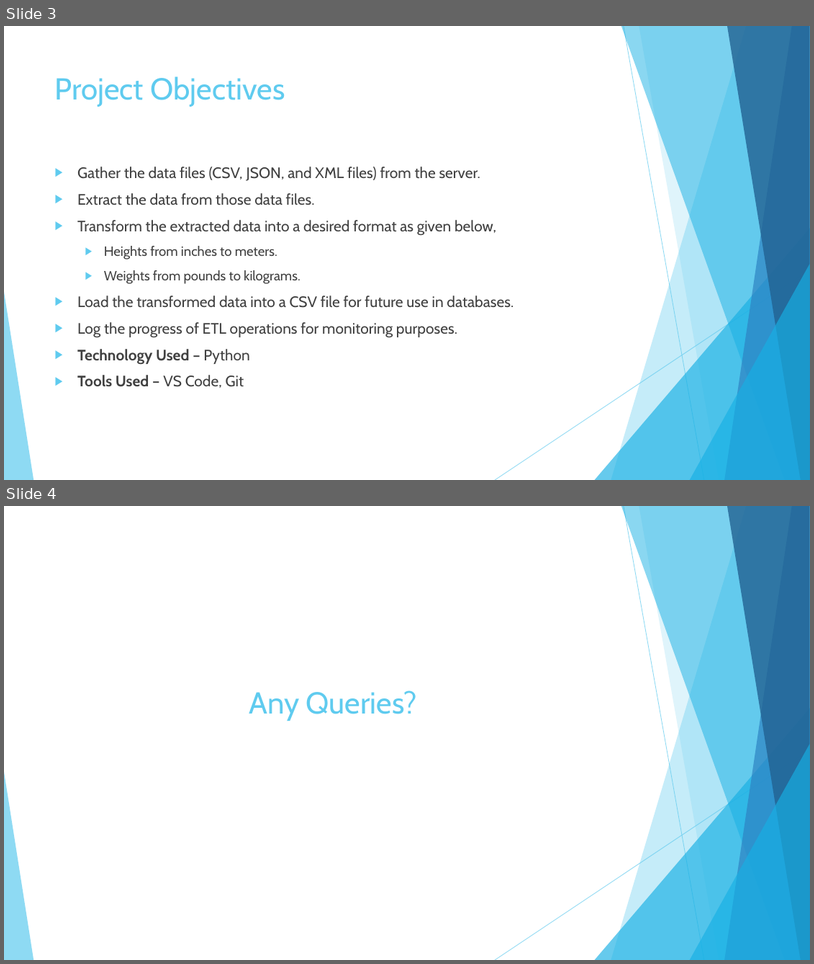
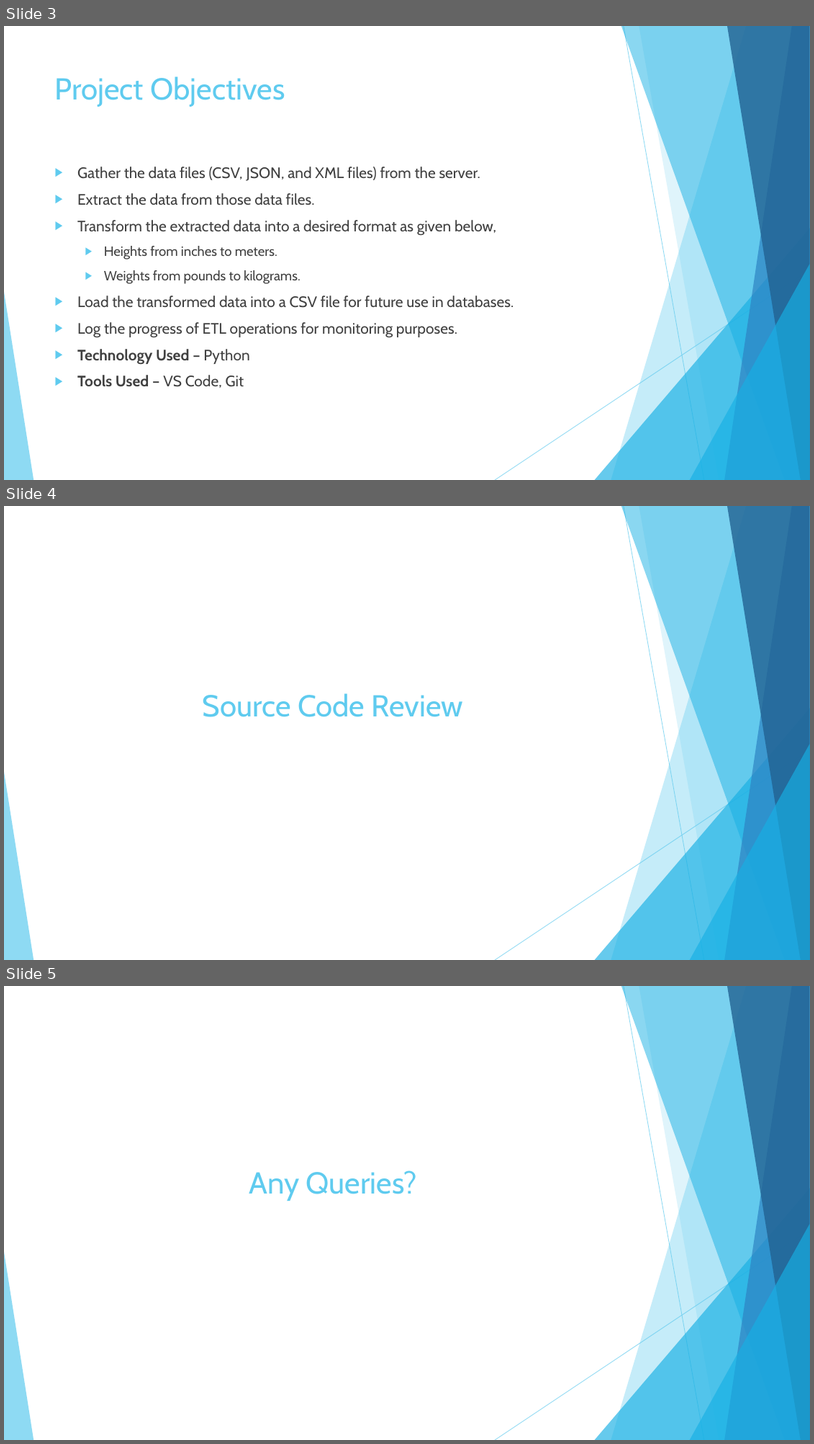
Before and after one commit to kannan281088/ETL_Project, a slide deck: ETL Workflow with Python.pptx. Shown one above the other, each under a label of ours: slides 3 and 4 before the commit, slides 3, 4 and 5 after it. The pictures are 814x964 and 814x1444 pixels, drawn with LibreOffice and Linux fonts; fonts in the diff are those of the drawing. Boxes give left, top, right and bottom in pixels: in the first picture for what was removed or moved away, otherwise in the second. Text is boxed around its words. In the diff, an @@ line names an element or a change of style, - is before the commit and + after.

Commit message:
presentation update

```diff
--- a/ETL Workflow with Python.pptx
+++ b/ETL Workflow with Python.pptx
@@ slide 4 added at (4,506,810,960), background #FFFFFF; not listed: 10 template elements that a slide beside it also shows @@
@@ title added at (203,693,463,717), 36 pt, text #5FCBEF @@
+Source Code Review
@@ what was slide 4 is now slide 5 @@
```
